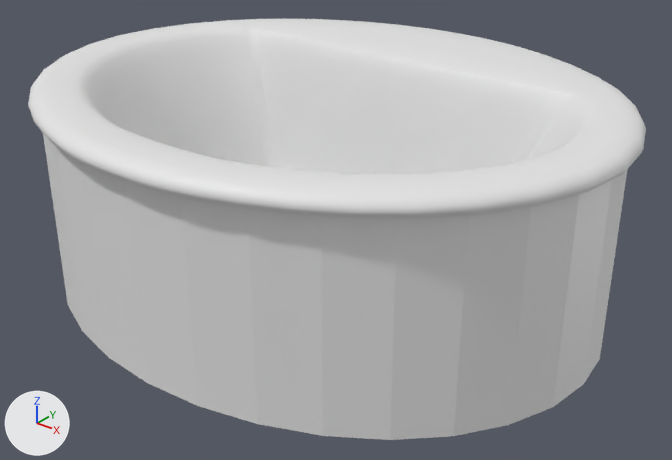
Before and after pictures for a commit that changed the Blender file Bathroom_Sinks/Bryant 2699.blend.
One viewpoint serves both versions: a 50 mm camera at (0.717, -0.768, 0.235) aimed at (0.275, -0.215, -0.108). Arrows for +X, +Y and +Z are at lower left; the lights stay in place.

In view in the first picture: 'MESH.Bryant 2699', 'MESH.Bryant 2699.001'.
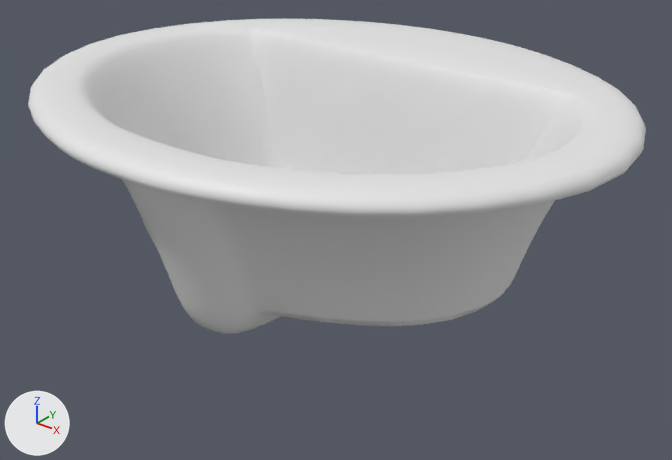
Location of each change, (x1, y1, x2, y2) in pixels of the pictures (672 x 460 px):
'MESH.Bryant 2699.001', hidden
    before: (43, 134, 628, 440)

The change in detail:
Object 'MESH.Bryant 2699.001' (ob_mesh_bryant_2699_001) is now hidden.
